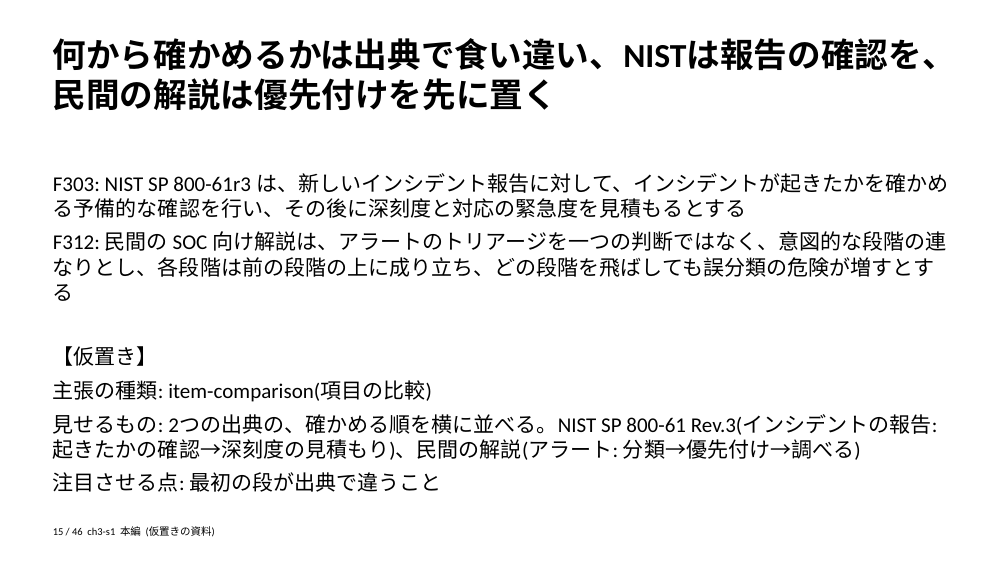
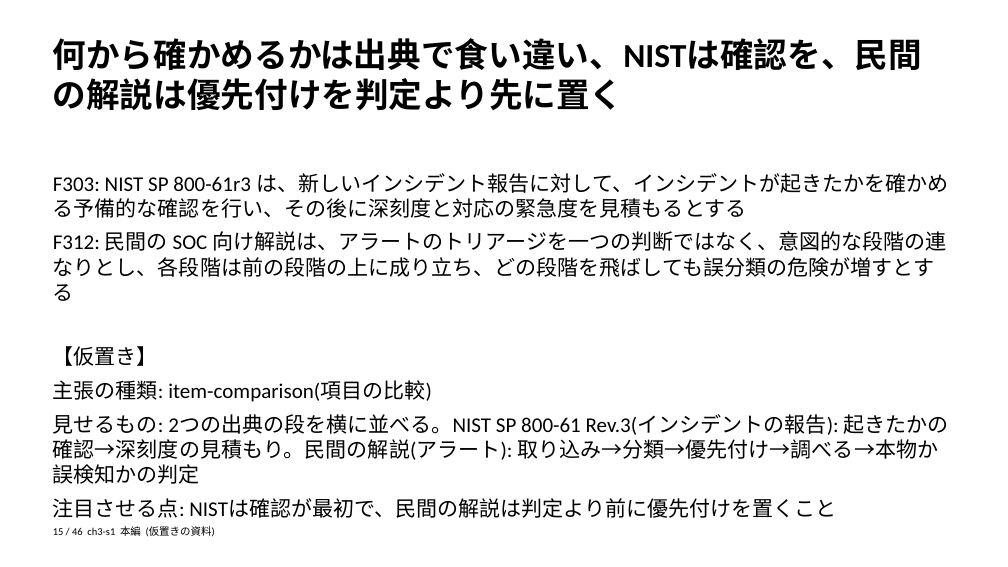
Before and after one commit to zyuuryuu/PPTX-Planner, a slide deck: slide 15 of trial/deck/preview/placeholder.pptx. Drawn at 1008x567 pixels with LibreOffice and Linux fonts; fonts in the diff are those of the drawing. Boxes give left, top, right and bottom in pixels: in the first picture for what was removed or moved away, otherwise in the second. Text is boxed around its words. In the diff, an @@ line names an element or a change of style, - is before the commit and + after.

```diff
--- a/trial/deck/preview/placeholder.pptx
+++ b/trial/deck/preview/placeholder.pptx
@@ text at (x1=53, y1=38, x2=922, y2=110): text changed @@
-何から確かめるかは出典で食い違い、NISTは報告の確認を、民間の解説は優先付けを先に置く
+何から確かめるかは出典で食い違い、NISTは確認を、民間の解説は優先付けを判定より先に置く
@@ text at (x1=53, y1=414, x2=949, y2=518): text changed @@
-見せるもの: 2つの出典の、確かめる順を横に並べる。NIST SP 800-61 Rev.3(インシデントの報告: 起きたかの確認→深刻度の見積もり)、民間の解説(アラート: 分類→優先付け→調べる)
-注目させる点: 最初の段が出典で違うこと
+見せるもの: 2つの出典の段を横に並べる。NIST SP 800-61 Rev.3(インシデントの報告): 起きたかの確認→深刻度の見積もり。民間の解説(アラート): 取り込み→分類→優先付け→調べる→本物か誤検知かの判定
+注目させる点: NISTは確認が最初で、民間の解説は判定より前に優先付けを置くこと
```
Also in this commit, not shown: 28 other slides changed, 4 other files.
